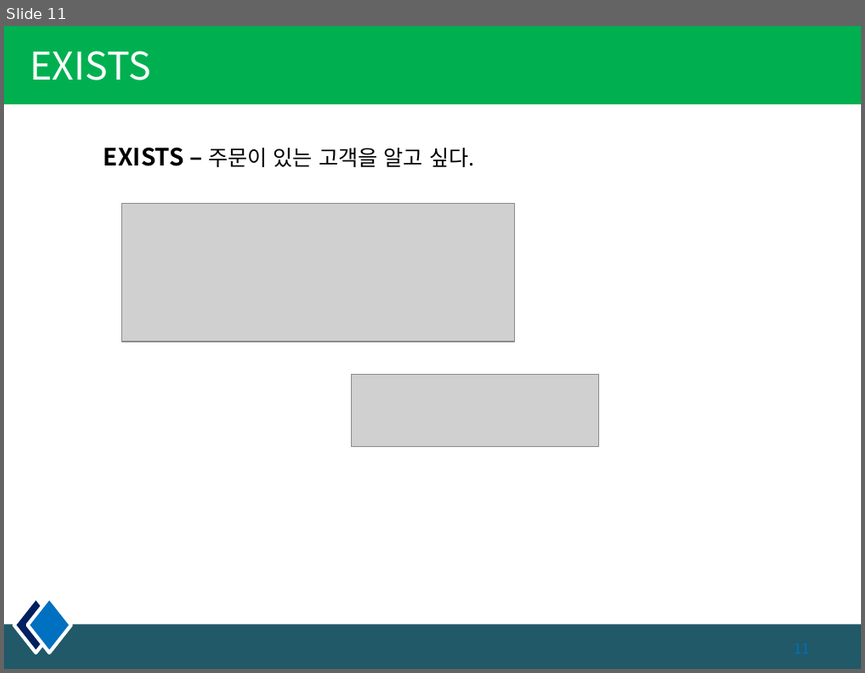
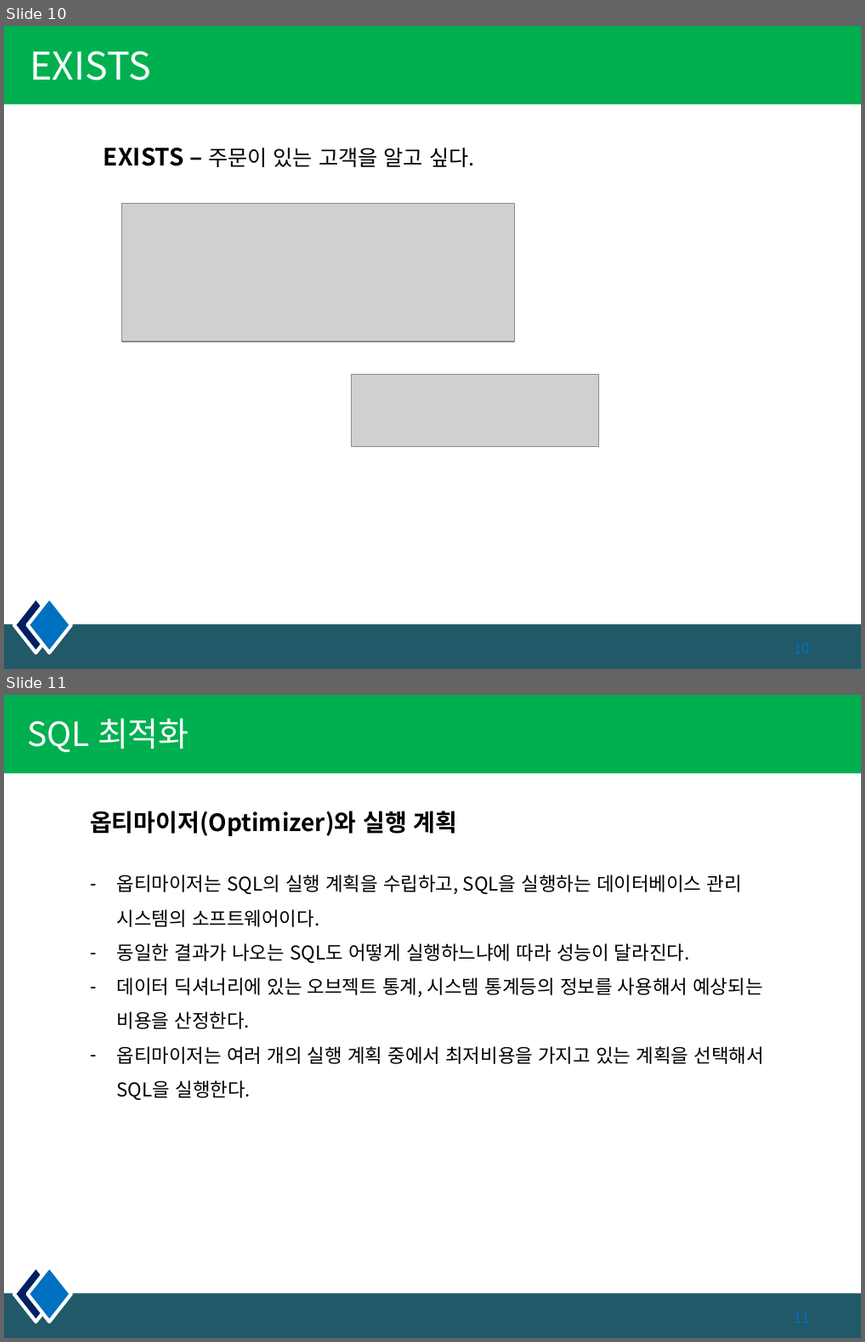
Before and after one commit to kiyongee2/green_project_web, a slide deck: db_ppt/6장. 함수2.pptx. Shown one above the other, each under a label of ours: slide 11 before the commit, slides 10 and 11 after it. The pictures are 865x673 and 865x1342 pixels, drawn with LibreOffice and Linux fonts; fonts in the diff are those of the drawing; grey boxes stand for pictures. Boxes give left, top, right and bottom in pixels: in the first picture for what was removed or moved away, otherwise in the second. Text is boxed around its words. In the diff, an @@ line names an element or a change of style, - is before the commit and + after.

```diff
--- a/db_ppt/6장. 함수2.pptx
+++ b/db_ppt/6장. 함수2.pptx
@@ slide 11 added at bbox=[4, 695, 861, 1338], background #FFFFFF; not listed: 4 template elements that a slide beside it also shows @@
@@ title added at bbox=[28, 718, 189, 753], 28 pt, text #FFFFFF @@
+SQL 최적화
@@ text added at bbox=[90, 811, 458, 836], 20 pt, text #000000, bold @@
+옵티마이저(Optimizer)와 실행 계획
@@ text added at bbox=[117, 874, 764, 1100], 16 pt, text #000000 @@
+– 옵티마이저는 SQL의 실행 계획을 수립하고, SQL을 실행하는 데이터베이스 관리 시스템의 소프트웨어이다.
+– 동일한 결과가 나오는 SQL도 어떻게 실행하느냐에 따라 성능이 달라진다.
+– 데이터 딕셔너리에 있는 오브젝트 통계, 시스템 통계등의 정보를 사용해서 예상되는 비용을 산정한다.
+– 옵티마이저는 여러 개의 실행 계획 중에서 최저비용을 가지고 있는 계획을 선택해서 SQL을 실행한다.
@@ what was slide 11 is now slide 10 @@
```
Also in this commit, not shown: 10 other slides added, 10 slides removed, 10 other files.
